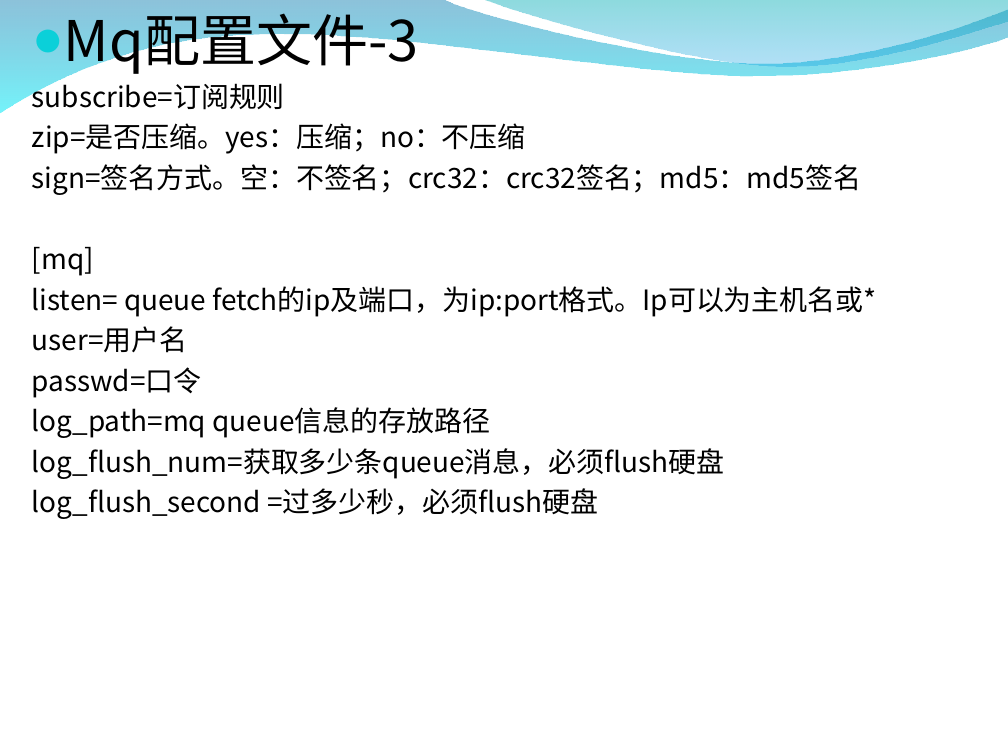
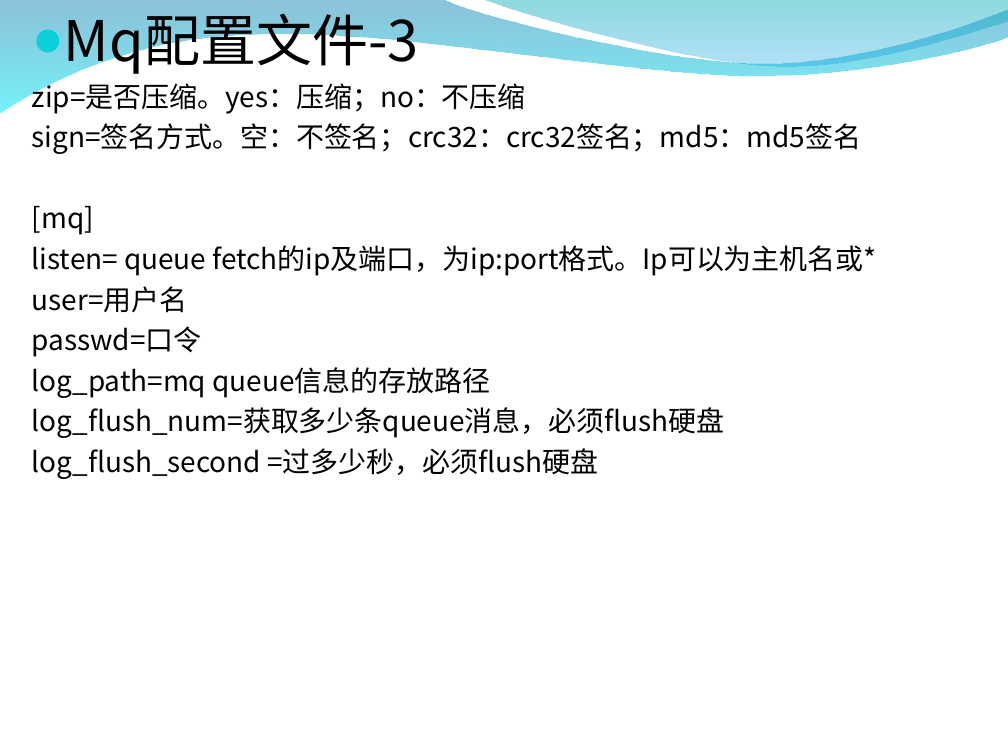
Before and after one commit to burstas/cwinux-mq, a slide deck: slide 10 of mq/doc/mq_introduce.ppt (slide 11 before the commit). Drawn at 1008x756 pixels with LibreOffice and Linux fonts; fonts in the diff are those of the drawing; background and template pictures are left out. Boxes give left, top, right and bottom in pixels: in the first picture for what was removed or moved away, otherwise in the second. Text is boxed around its words. In the diff, an @@ line names an element or a change of style, - is before the commit and + after.

```diff
--- a/mq/doc/mq_introduce.ppt
+++ b/mq/doc/mq_introduce.ppt
@@ text at [32,79,285,110]: paragraph removed @@
-subscribe=订阅规则
```
Also in this commit, not shown: 14 other slides changed, 1 slide added, 4 slides removed, 8 other files.
